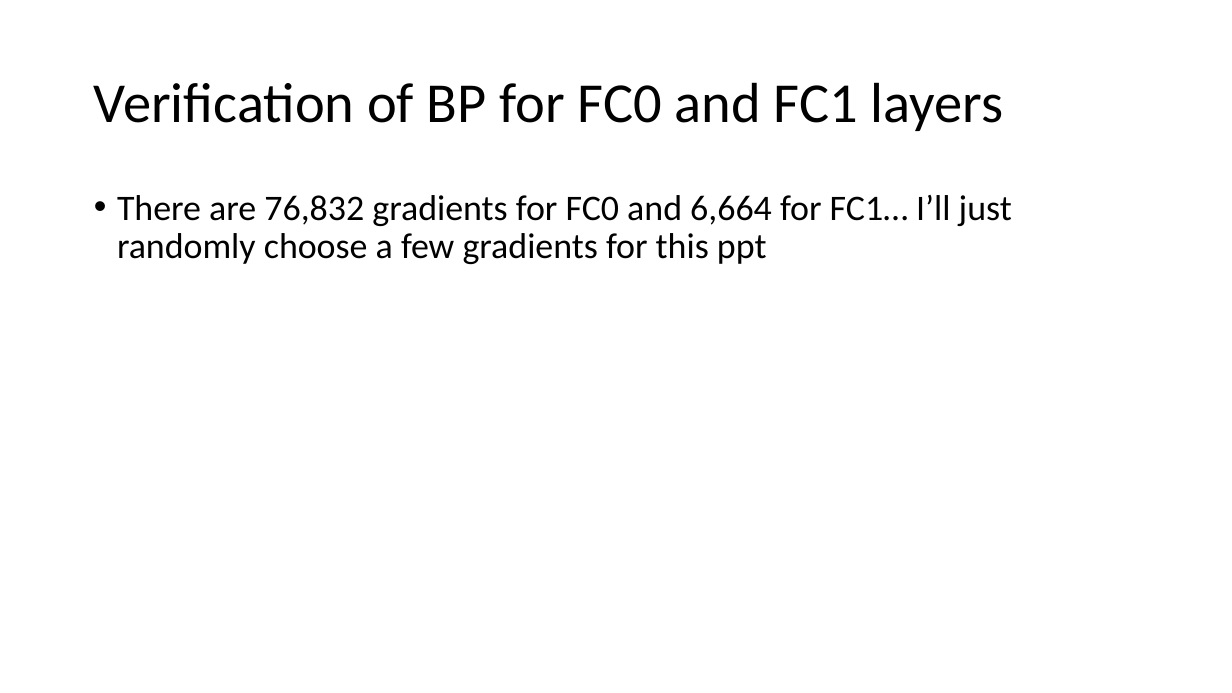
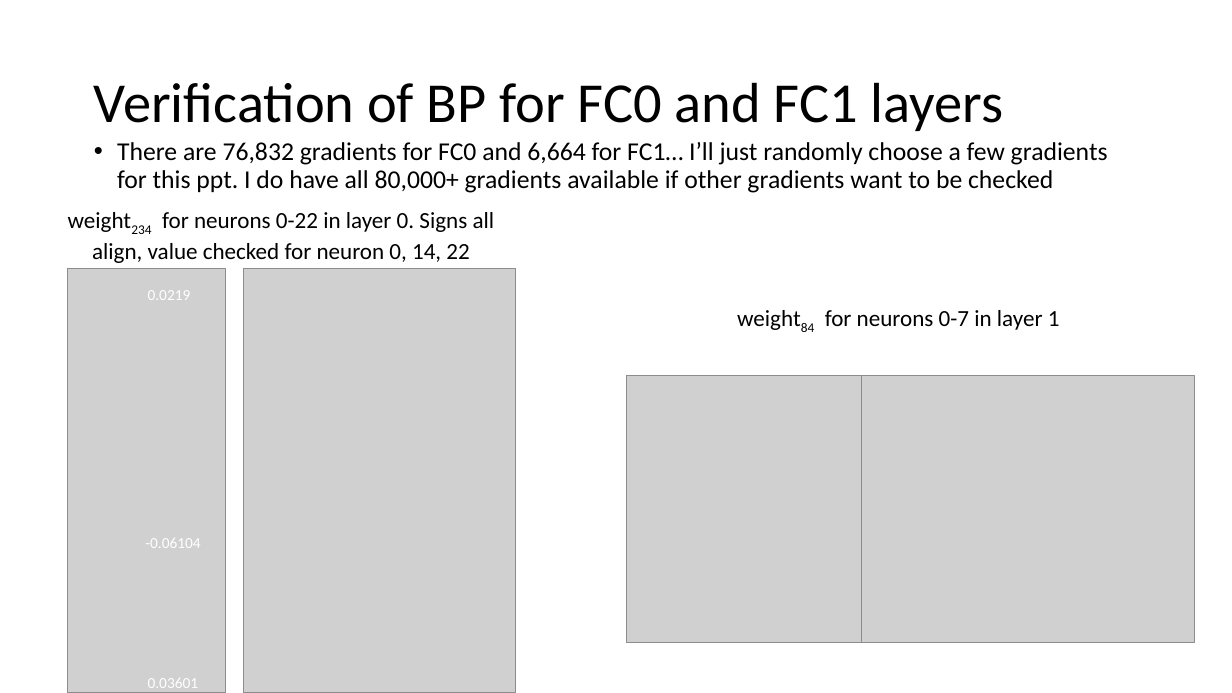
Before and after one commit to erikgroving/NeuralNetworkHardwareAccelerator, a slide deck: slide 4 of WeeklyPresentations/update11_06_03.pptx. Drawn at 1232x693 pixels with LibreOffice and Linux fonts; fonts in the diff are those of the drawing; grey boxes stand for pictures. Boxes give left, top, right and bottom in pixels: in the first picture for what was removed or moved away, otherwise in the second. Text is boxed around its words. In the diff, an @@ line names an element or a change of style, - is before the commit and + after.

```diff
--- a/WeeklyPresentations/update11_06_03.pptx
+++ b/WeeklyPresentations/update11_06_03.pptx
@@ text at (x1=117, y1=142, x2=1108, y2=193): text changed; size 28 to 20 pt @@
-• There are 76,832 gradients for FC0 and 6,664 for FC1… I’ll just randomly choose a few gradients for this ppt
+• There are 76,832 gradients for FC0 and 6,664 for FC1… I’ll just randomly choose a few gradients for this ppt. I do have all 80,000+ gradients available if other gradients want to be checked
@@ text added at (x1=92, y1=212, x2=495, y2=263), 18 pt, text #000000 @@
+weight234 for neurons 0-22 in layer 0. Signs all align, value checked for neuron 0, 14, 22
@@ picture added at (x1=67, y1=269, x2=226, y2=693) @@
@@ picture added at (x1=243, y1=268, x2=516, y2=693) @@
@@ text added at (x1=148, y1=290, x2=191, y2=300), 12 pt, text #FFFFFF @@
+0.0219
@@ text added at (x1=825, y1=310, x2=1060, y2=330), 18 pt, text #000000 @@
+weight84 for neurons 0-7 in layer 1
@@ picture added at (x1=627, y1=375, x2=862, y2=642) @@
@@ picture added at (x1=862, y1=375, x2=1195, y2=642) @@
@@ text added at (x1=145, y1=538, x2=200, y2=548), 12 pt, text #FFFFFF @@
+-0.06104
@@ text added at (x1=148, y1=678, x2=199, y2=688), 12 pt, text #FFFFFF @@
+0.03601
```
Also in this commit, not shown: 2 other slides changed, 1 slide added, 8 other files.
